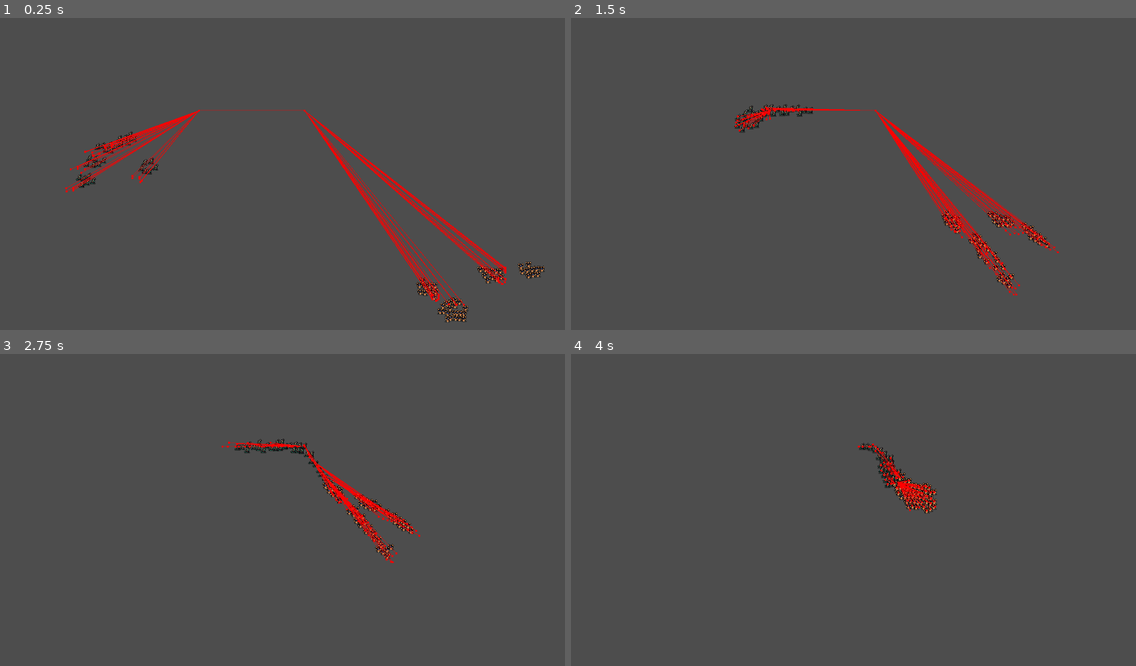
Above: before the commit, frames 1-4 (two rows, left to right).
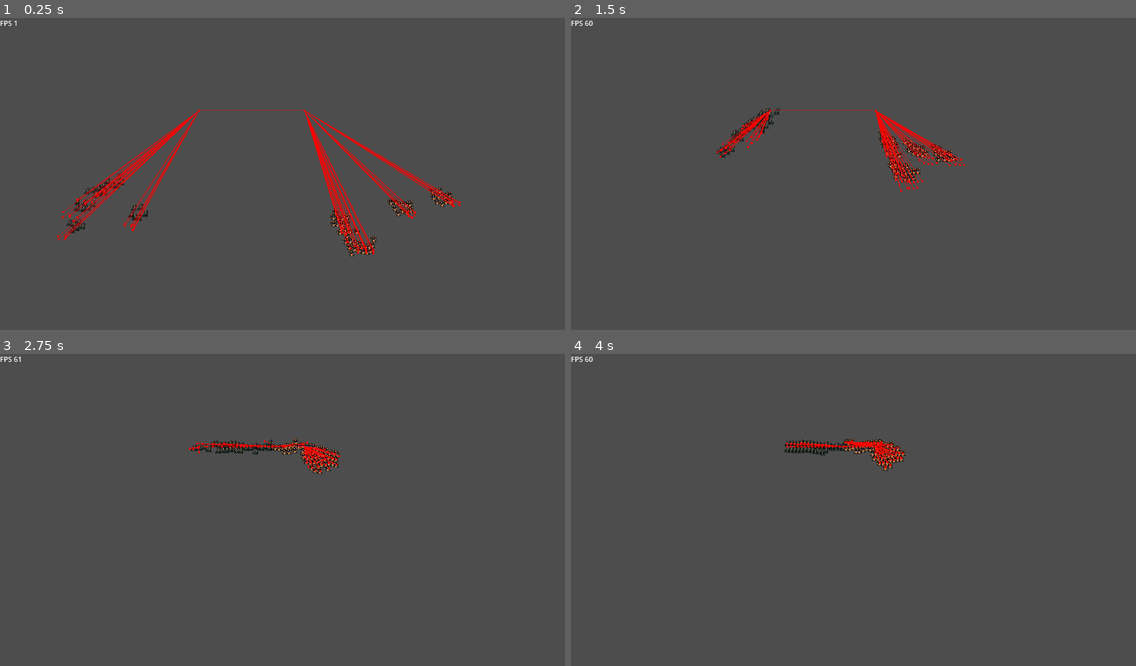
Above: after the commit, the same moments.

Repository: Snayff/nqp3
Game: Godot game, scene res://scenes/stages/combat/stage_combat.tscn
Same seed, same stepped clock (60 frames per second), same inputs: the game is played once before the commit and once after it.
Inputs (mouse positions are in pixels of both pictures, inside the frame that each line leads up to):
- Up to frame 1 (0.25 s): no input
- Up to frame 2 (1.5 s): move the mouse to (977, 161) at 0.52 s; click (977, 161) at 0.67 s; move the mouse to (740, 192) at 1.27 s; click (740, 192) at 1.42 s
- Up to frame 3 (2.75 s): move the mouse to (339, 444) at 2.02 s; click (339, 444) at 2.17 s
- Up to frame 4 (4 s): move the mouse to (825, 575) at 2.77 s; click (825, 575) at 2.92 s; move the mouse to (1023, 559) at 3.52 s; click (1023, 559) at 3.67 s

The runs differ from the first frame. In frame 1, 6.7% of the frame differs, in the area x 0-97%, y 0-98%; in frame 2, 4.1%; in frame 3, 2.1%; in frame 4, 1.7%.

Commit message:
fixed spawn pos issues, added fps counter

Diff:
--- /dev/null
+++ b/scenes/stages/combat/FPSCounter.gd
@@ -0,0 +1,4 @@
+extends Label
+
+func _process(delta: float) -> void:
+	set_text("FPS " + str(Engine.get_frames_per_second()))
--- a/scenes/stages/combat/stage_combat.gd
+++ b/scenes/stages/combat/stage_combat.gd
@@ -40,16 +40,32 @@
 		else:
 			spawner = _enemy_spawner_col_shape
 
-		var spawner_width : float = spawner.shape.get_rect().size.x
+		# get area info
+		var spawner_rect : Rect2 = spawner.shape.get_rect()
+		var spawner_width : float = spawner_rect.size.x
 		var width_margin : float = spawner_width * 0.1
-		var spawner_height : float = spawner.shape.get_rect().size.y
+		var spawner_height : float = spawner_rect.size.y
 		var height_margin : float = spawner_height * 0.1
+
+		# offset by pos relative to parent to get origin
+		var spawner_x : float = spawner.global_position.x - abs(spawner_rect.position.x)
+		var spawner_y : float = spawner.global_position.y  - abs(spawner_rect.position.y)
 
 		# get an offset amount that is within an inner margin of the edges
 		var x_offset = randi_range(width_margin, spawner_width - width_margin)
 		var y_offset = randi_range(height_margin, spawner_height - height_margin)
-		unit.position.x = spawner.position.x + x_offset
-		unit.position.y = spawner.position.y + y_offset
+
+		# determine min, max and placement
+		var x_pos = spawner_x + x_offset
+		var x_min = spawner_x + width_margin
+		var x_max = spawner_x + (spawner_width - width_margin)
+		var y_pos = spawner_y + y_offset
+		var y_min = spawner_y + height_margin
+		var y_max = spawner_y + (spawner_height - height_margin)
+
+		# set pos
+		unit.global_position.x = clamp(x_pos, x_min, x_max)
+		unit.global_position.y = clamp(y_pos, y_min, y_max)
 
 
 ## spawn all actors for all units
--- a/scenes/stages/combat/stage_combat.tscn
+++ b/scenes/stages/combat/stage_combat.tscn
@@ -1,6 +1,7 @@
-[gd_scene load_steps=5 format=3 uid="uid://01qjv0fopxx0"]
+[gd_scene load_steps=6 format=3 uid="uid://01qjv0fopxx0"]
 
 [ext_resource type="Script" path="res://scenes/stages/combat/stage_combat.gd" id="1_b58k1"]
+[ext_resource type="Script" path="res://scenes/stages/combat/FPSCounter.gd" id="2_qukio"]
 
 [sub_resource type="NavigationPolygon" id="NavigationPolygon_qkf04"]
 vertices = PackedVector2Array(1, 21, -2, -3, 1151, -1, 690, 210, 451, 210, 1144, 650, 680, 648, 0, 646, 451, 647)
@@ -20,16 +21,22 @@
 navigation_polygon = SubResource("NavigationPolygon_qkf04")
 
 [node name="AllySpawner" type="Area2D" parent="."]
-position = Vector2(95, 233)
+position = Vector2(220, 465)
 
 [node name="CollisionShape2D" type="CollisionShape2D" parent="AllySpawner"]
-position = Vector2(111, 225)
+position = Vector2(7, 5)
 shape = SubResource("RectangleShape2D_vjhue")
 debug_color = Color(0.192157, 0.627451, 0.411765, 0.419608)
 
 [node name="EnemySpawner" type="Area2D" parent="."]
+position = Vector2(913, 468)
 
 [node name="CollisionShape2D" type="CollisionShape2D" parent="EnemySpawner"]
-position = Vector2(921, 474)
+position = Vector2(0, 1)
 shape = SubResource("RectangleShape2D_30vk6")
 debug_color = Color(0.835294, 0.372549, 0.313726, 0.419608)
+
+[node name="FPSCounter" type="Label" parent="."]
+offset_right = 40.0
+offset_bottom = 23.0
+script = ExtResource("2_qukio")
